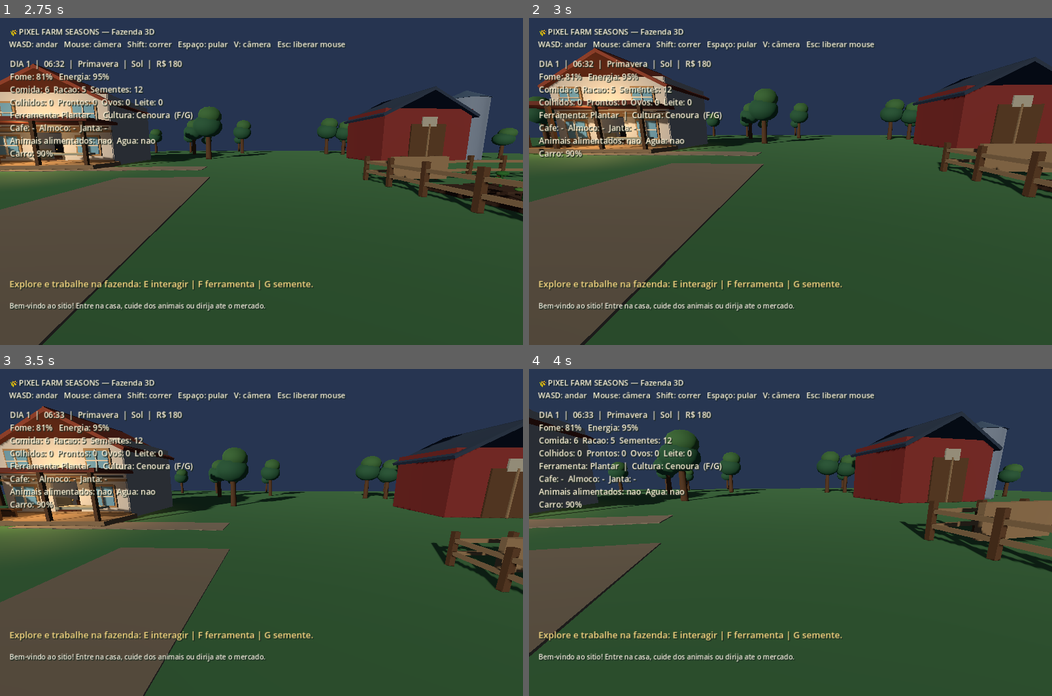
Above: before the commit, frames 1-4 (two rows, left to right).
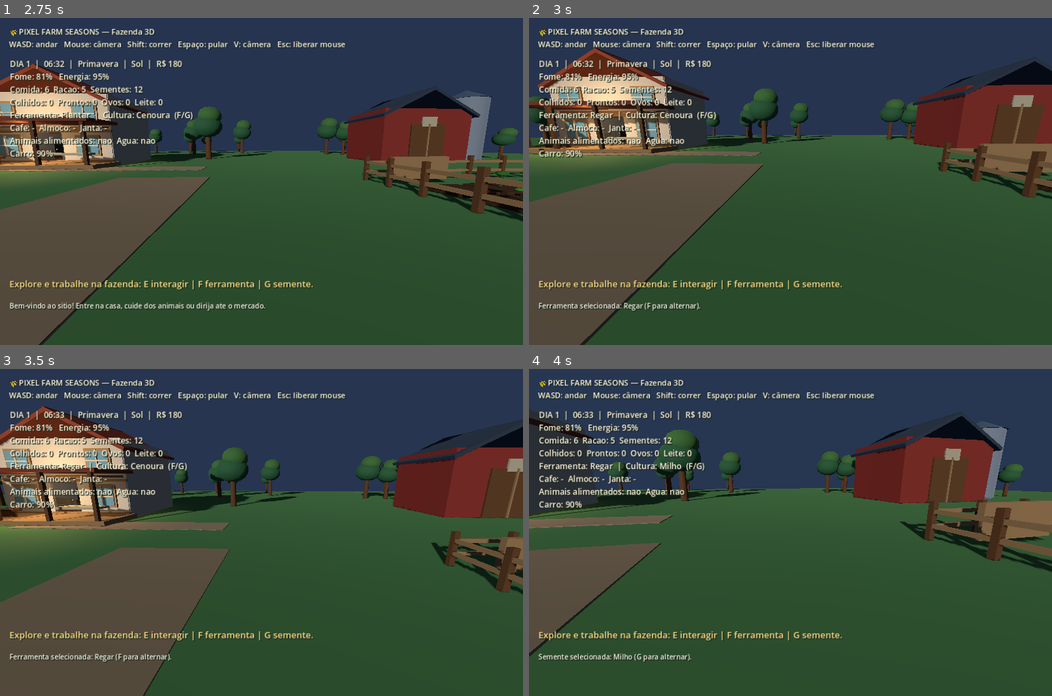
Above: after the commit, the same moments.

Repository: juniordev830/pixel-farm-seasons
Game: Godot game, scene res://scenes/farm_world.tscn
Same seed, same stepped clock (60 frames per second), same inputs: the game is played once before the commit and once after it.
Inputs (mouse positions are in pixels of both pictures, inside the frame that each line leads up to):
- Up to frame 1 (2.75 s): tap Enter at 0.5 s; move the mouse to (287, 181) at 0.52 s; hold Ctrl (crouch) 0.53-1.28 s; hold W (move_forward) from 0.53 s (still down); tap Space (jump) at 0.77, 1.52 s; move the mouse to (235, 181) at 1.27 s; tap Shift (sprint) at 1.35 s; move the mouse to (271, 174) at 2.02 s; hold V (toggle_camera) from 2.03 s (still down)
- Up to frame 2 (3 s): keep holding W (move_forward); move the mouse to (785, 188) at 2.77 s; release V (toggle_camera) at 2.78 s; tap F at 2.85 s
- Up to frame 3 (3.5 s): keep holding W (move_forward); tap Space (jump) at 3.02 s
- Up to frame 4 (4 s): keep holding W (move_forward); move the mouse to (827, 535) at 3.52 s; tap G at 3.6 s; tap Space (jump) at 3.77 s

Frame 1 is identical in both runs. In frame 2, 0.9% of the frame differs, in the area x 2-51%, y 28-90%; in frame 3, 0.9%; in frame 4, 0.9%.

Commit message:
feat(farm): mount live agriculture system into scene and replace static crops

Diff:
--- a/godot/scenes/farm_world.tscn
+++ b/godot/scenes/farm_world.tscn
@@ -1,8 +1,9 @@
-[gd_scene load_steps=9 format=3]
+[gd_scene load_steps=10 format=3]
 
 [ext_resource type="Script" path="res://scripts/farm_world.gd" id="1_world"]
 [ext_resource type="Script" path="res://scripts/farmer_controller.gd" id="2_farmer"]
 [ext_resource type="Script" path="res://scripts/life_sim.gd" id="3_life"]
+[ext_resource type="Script" path="res://scripts/farming_system.gd" id="4_farming"]
 
 [sub_resource type="CapsuleShape3D" id="CapsuleShape3D_1"]
 radius = 0.37
@@ -74,3 +75,6 @@
 
 [node name="LifeSim" type="Node3D" parent="."]
 script = ExtResource("3_life")
+
+[node name="FarmingSystem" type="Node3D" parent="."]
+script = ExtResource("4_farming")
